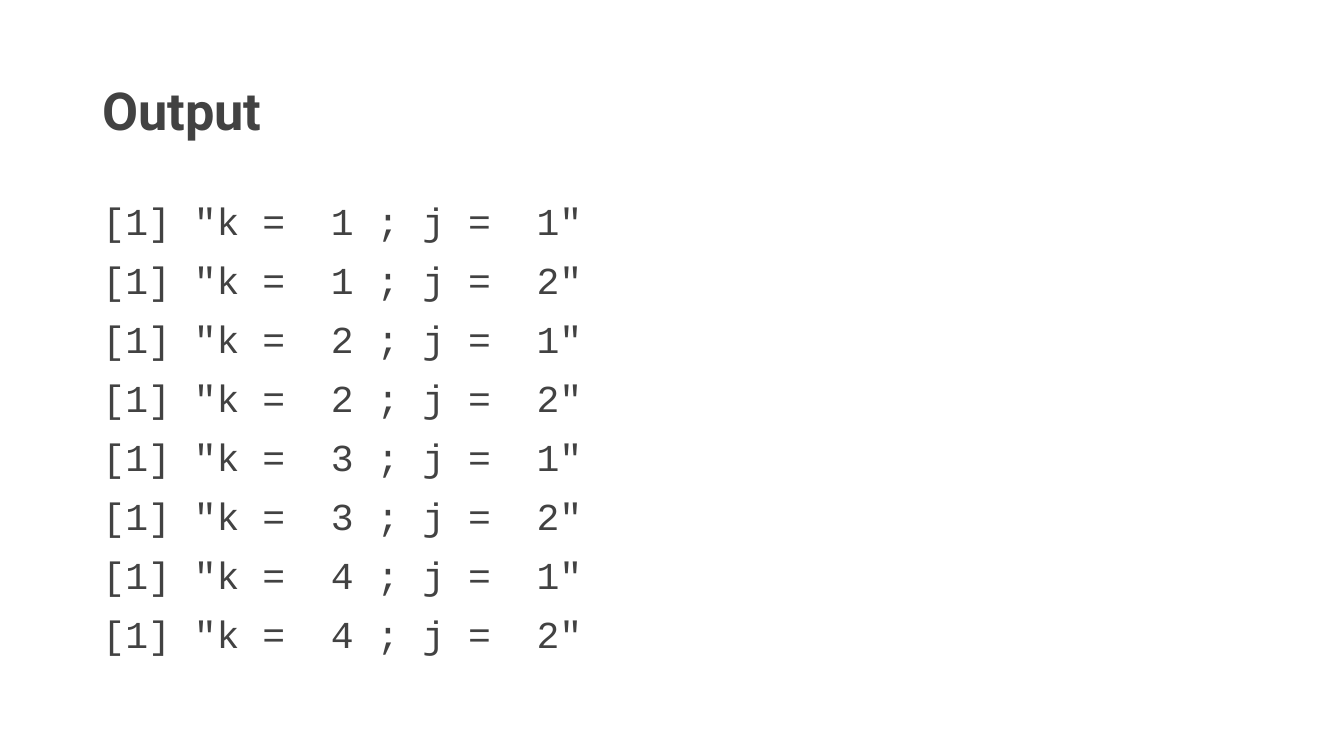
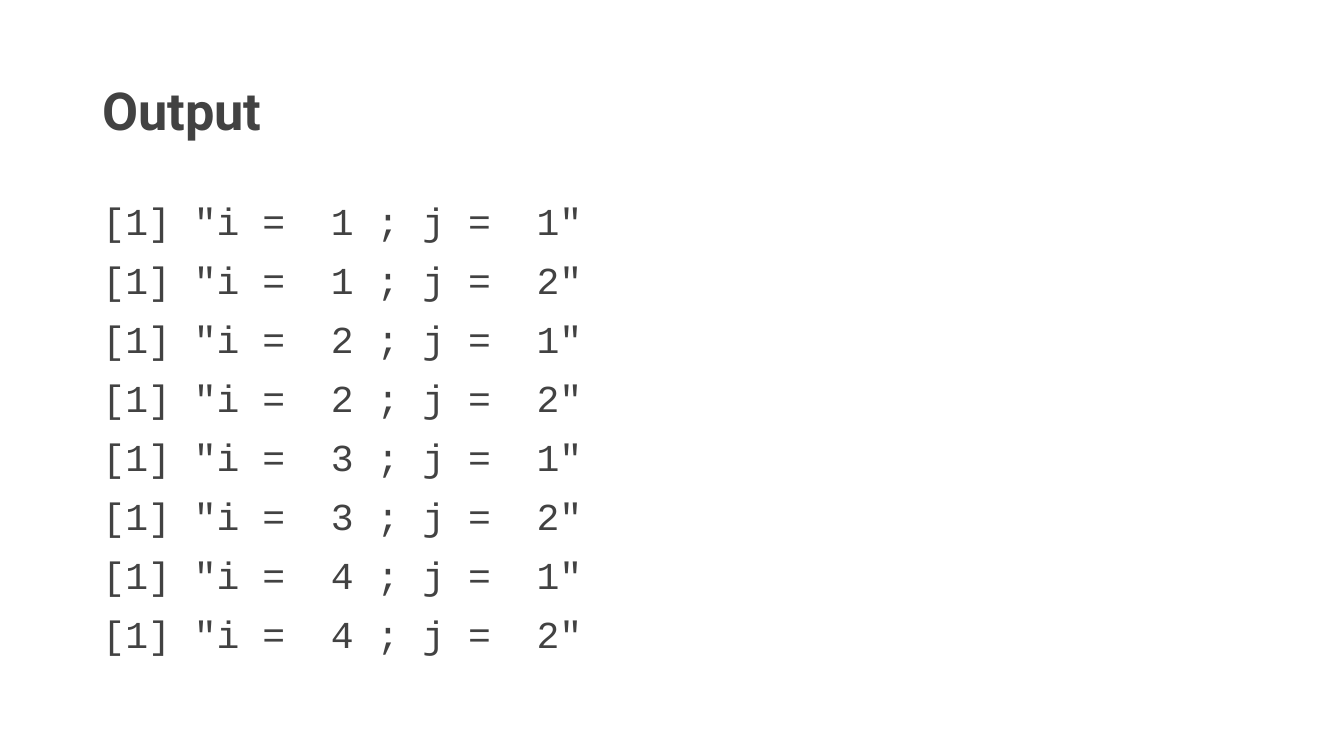
Before and after one commit to AN08622/Team3-Project, a slide deck: slide 12 of Team 3-Machine Learning For Loops Presentation.pptx. Drawn at 1344x756 pixels with LibreOffice and Linux fonts; fonts in the diff are those of the drawing. Boxes give left, top, right and bottom in pixels: in the first picture for what was removed or moved away, otherwise in the second. Text is boxed around its words. In the diff, an @@ line names an element or a change of style, - is before the commit and + after.

```diff
--- a/Team 3-Machine Learning For Loops Presentation.pptx
+++ b/Team 3-Machine Learning For Loops Presentation.pptx
@@ text at [102,208,583,656]: text changed @@
-[1] "k = 1 ; j = 1"
-[1] "k = 1 ; j = 2"
-[1] "k = 2 ; j = 1"
-[1] "k = 2 ; j = 2"
-[1] "k = 3 ; j = 1"
-[1] "k = 3 ; j = 2"
-[1] "k = 4 ; j = 1"
-[1] "k = 4 ; j = 2"
+[1] "i = 1 ; j = 1"
+[1] "i = 1 ; j = 2"
+[1] "i = 2 ; j = 1"
+[1] "i = 2 ; j = 2"
+[1] "i = 3 ; j = 1"
+[1] "i = 3 ; j = 2"
+[1] "i = 4 ; j = 1"
+[1] "i = 4 ; j = 2"
```
Also in this commit, not shown: 1 other slide changed.
